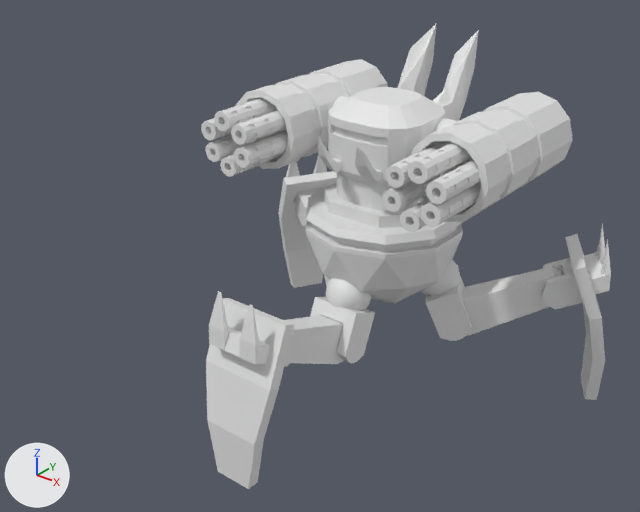
A saved change to the Blender file mechanizedBrigade.blend.
Before and after are seen from a 50 mm lens placed at (-8.66, -8.51, 5.65), pointed at (-15.28, -0.23, 0.52). The axes (+X, +Y, +Z) are drawn at lower left. The lights are the same throughout. Materials are left out; every surface is plain grey.

Before the edit, the objects in view are built like this:
```python
ob_008_gun_barrel_four = bpy.data.objects.new('008 gun barrel four', me_cylinder_032)
ob_008_gun_barrel_four.location = (-19.48, -0.56, 0.8)
ob_008_gun_barrel_four.rotation_euler = (1.571, 0.0, 0.0)  # degrees (90, 0, 0)
ob_008_gun_barrel_four.scale = (0.0667, 0.0667, 0.0667)
ob_008_gun_barrel_one = bpy.data.objects.new('008 gun barrel one', me_cylinder_032)
ob_008_gun_barrel_one.location = (-19.48, -0.56, 0.95)
ob_008_gun_barrel_one.rotation_euler = (1.571, 0.0, 0.0)  # degrees (90, 0, 0)
ob_008_gun_barrel_one.scale = (0.0667, 0.0667, 0.0667)
ob_008_gun_barrel_six = bpy.data.objects.new('008 gun barrel six', me_cylinder_032)
ob_008_gun_barrel_six.location = (-19.32, -0.56, 0.79)
ob_008_gun_barrel_six.rotation_euler = (1.571, 0.0, 0.0)  # degrees (90, 0, 0)
ob_008_gun_barrel_six.scale = (0.0667, 0.0667, 0.0667)
ob_008_gun_barrel_three = bpy.data.objects.new('008 gun barrel three', me_cylinder_032)
ob_008_gun_barrel_three.location = (-19.17, -0.56, 0.95)
ob_008_gun_barrel_three.rotation_euler = (1.571, 0.0, 0.0)  # degrees (90, 0, 0)
ob_008_gun_barrel_three.scale = (0.0667, 0.0667, 0.0667)
ob_008_gun_barrel_two = bpy.data.objects.new('008 gun barrel two', me_cylinder_032)
ob_008_gun_barrel_two.location = (-19.32, -0.56, 0.95)
ob_008_gun_barrel_two.rotation_euler = (1.571, 0.0, 0.0)  # degrees (90, 0, 0)
ob_008_gun_barrel_two.scale = (0.0667, 0.0667, 0.0667)
ob_008_gun_base = bpy.data.objects.new('008 gun base', me_cube_072)
ob_008_gun_base.location = (-19.32, 0.0, 0.14)
ob_008_gun_base.scale = (0.368, 0.368, 0.0507)
ob_008_gun_core = bpy.data.objects.new('008 gun core', me_cube_073)
ob_008_gun_core.location = (-19.32, 0.0, 0.79)
ob_008_gun_core.scale = (0.335, 0.456, 0.335)
ob_008_vehicle_base = bpy.data.objects.new('008 vehicle base', me_cube_049)
ob_008_vehicle_base.location = (-19.32, 0.0, -0.08)
ob_008_vehicle_base.scale = (0.631, 0.631, 0.117)
ob_cylinder_026 = bpy.data.objects.new('Cylinder.026', me_cylinder_039)
ob_cylinder_026.location = (-13.33, -0.89, 2.21)
ob_cylinder_026.rotation_euler = (-1.571, 3.142, 0.0)  # degrees (-90, 180, 0)
ob_cylinder_026.scale = (0.119, 0.119, 0.344)
# also in view: 'Cylinder.024' at (-14.38, -1.02, 2.17); '009 leg one part two' at (-14.38, -1.64, 0.21); 'Cylinder.023' at (-14.38, -1.02, 2.43); '009 base' at (-14.38, -0.09, 0.82); 'Cube.025' at (-14.38, -0.09, 1.47)
```
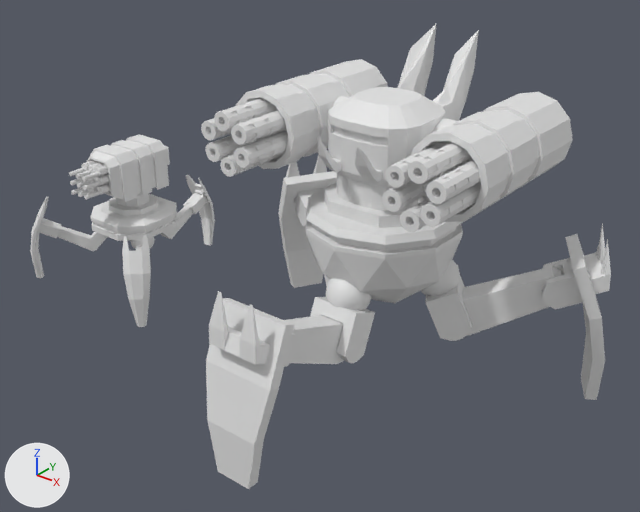
Changed parts and their boxes (x1, y1, x2, y2) in the pictures (640 x 512 px):
'008 gun core', shown
    after: (87, 134, 170, 202)
'008 vehicle base', shown
    after: (91, 194, 177, 241)
'008 leg four.001', shown
    after: (122, 235, 151, 327)
'008 gun base', shown
    after: (108, 193, 158, 216)
'008 leg four.002', shown
    after: (186, 175, 215, 245)
'008 leg four', shown
    after: (30, 197, 49, 278)
'008 leg two', shown
    after: (55, 225, 98, 251)
'008 leg two.002', shown
    after: (161, 203, 193, 239)
'008 leg three', shown
    after: (38, 218, 62, 238)
'008 leg three.002', shown
    after: (183, 193, 207, 214)
'008 leg one', shown
    after: (86, 232, 107, 250)
'008 leg rotator.001', shown
    after: (130, 237, 155, 249)
'008 gun barrel eight', shown
    after: (95, 174, 109, 186)
'008 gun barrel nine', shown
    after: (96, 183, 110, 195)
'008 gun barrel three', shown
    after: (94, 165, 108, 176)
'008 gun barrel thirteen', shown
    after: (83, 181, 100, 190)
'008 gun barrel one', shown
    after: (81, 160, 99, 171)
'008 gun barrel two', shown
    after: (88, 162, 105, 173)
'008 gun barrel twelve', shown
    after: (82, 172, 99, 181)
'008 gun barrel fourteen', shown
    after: (84, 190, 101, 200)
'008 gun barrel fifteen', shown
    after: (78, 188, 95, 197)
'008 gun barrel ten', shown
    after: (69, 167, 86, 176)
'008 leg one.002', shown
    after: (161, 228, 176, 238)
'008 gun barrel eleven', shown
    after: (75, 170, 92, 179)
'008 gun barrel eighteen', shown
    after: (77, 179, 93, 188)
'008 gun barrel seventeen', shown
    after: (70, 177, 86, 185)
'008 gun barrel sixteen', shown
    after: (71, 187, 85, 195)
'008 gun barrel six', shown
    after: (91, 173, 108, 183)
'008 leg one.001', shown
    after: (136, 246, 142, 250)
'008 gun barrel seven', shown
    after: (90, 183, 107, 192)

The change, as a list of edits to the scene's bpy script:
```text
Change ob_008_vehicle_base:
    remove ob_008_vehicle_base.hide_set(True)  # its collection is switched off
Change ob_008_gun_base:
    remove ob_008_gun_base.hide_set(True)  # its collection is switched off
Change ob_008_gun_core:
    remove ob_008_gun_core.hide_set(True)  # its collection is switched off
Change ob_008_gun_barrel_one:
    remove ob_008_gun_barrel_one.hide_set(True)  # its collection is switched off
Change ob_008_gun_barrel_two:
    remove ob_008_gun_barrel_two.hide_set(True)  # its collection is switched off
Change ob_008_gun_barrel_three:
    remove ob_008_gun_barrel_three.hide_set(True)  # its collection is switched off
Change ob_008_gun_barrel_four:
    remove ob_008_gun_barrel_four.hide_set(True)  # its collection is switched off
Change ob_008_gun_barrel_six:
    remove ob_008_gun_barrel_six.hide_set(True)  # its collection is switched off
Change ob_008_gun_barrel_seven:
    remove ob_008_gun_barrel_seven.hide_set(True)  # its collection is switched off
Change ob_008_gun_barrel_eight:
    remove ob_008_gun_barrel_eight.hide_set(True)  # its collection is switched off
Change ob_008_gun_barrel_nine:
    remove ob_008_gun_barrel_nine.hide_set(True)  # its collection is switched off
Change ob_008_gun_barrel_ten:
    remove ob_008_gun_barrel_ten.hide_set(True)  # its collection is switched off
Change ob_008_gun_barrel_eleven:
    remove ob_008_gun_barrel_eleven.hide_set(True)  # its collection is switched off
Change ob_008_gun_barrel_twelve:
    remove ob_008_gun_barrel_twelve.hide_set(True)  # its collection is switched off
Change ob_008_gun_barrel_thirteen:
    remove ob_008_gun_barrel_thirteen.hide_set(True)  # its collection is switched off
Change ob_008_gun_barrel_fourteen:
    remove ob_008_gun_barrel_fourteen.hide_set(True)  # its collection is switched off
Change ob_008_gun_barrel_fifteen:
    remove ob_008_gun_barrel_fifteen.hide_set(True)  # its collection is switched off
Change ob_008_gun_barrel_sixteen:
    remove ob_008_gun_barrel_sixteen.hide_set(True)  # its collection is switched off
Change ob_008_gun_barrel_seventeen:
    remove ob_008_gun_barrel_seventeen.hide_set(True)  # its collection is switched off
Change ob_008_gun_barrel_eighteen:
    remove ob_008_gun_barrel_eighteen.hide_set(True)  # its collection is switched off
Change ob_008_leg_four:
    remove ob_008_leg_four.hide_set(True)  # its collection is switched off
Change ob_008_leg_one:
    remove ob_008_leg_one.hide_set(True)  # its collection is switched off
Change ob_008_leg_rotator:
    remove ob_008_leg_rotator.hide_set(True)  # its collection is switched off
Change ob_008_leg_three:
    remove ob_008_leg_three.hide_set(True)  # its collection is switched off
Change ob_008_leg_two:
    remove ob_008_leg_two.hide_set(True)  # its collection is switched off
Change ob_008_leg_four_001:
    remove ob_008_leg_four_001.hide_set(True)  # its collection is switched off
Change ob_008_leg_one_001:
    remove ob_008_leg_one_001.hide_set(True)  # its collection is switched off
Change ob_008_leg_rotator_001:
    remove ob_008_leg_rotator_001.hide_set(True)  # its collection is switched off
Change ob_008_leg_four_002:
    remove ob_008_leg_four_002.hide_set(True)  # its collection is switched off
Change ob_008_leg_one_002:
    remove ob_008_leg_one_002.hide_set(True)  # its collection is switched off
Change ob_008_leg_three_002:
    remove ob_008_leg_three_002.hide_set(True)  # its collection is switched off
Change ob_008_leg_two_002:
    remove ob_008_leg_two_002.hide_set(True)  # its collection is switched off
```
